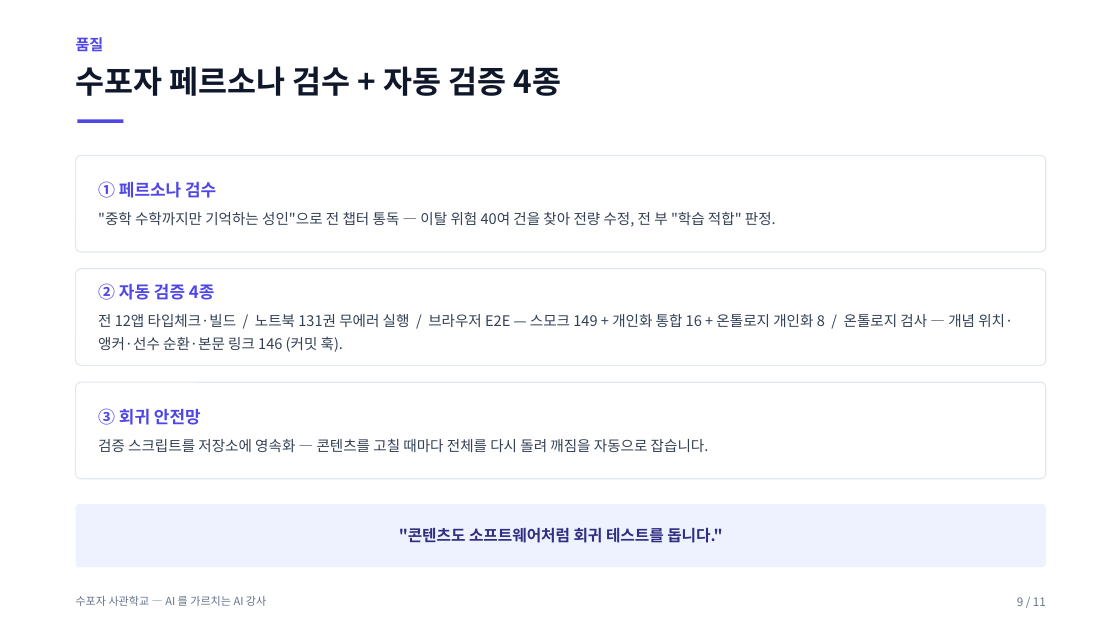
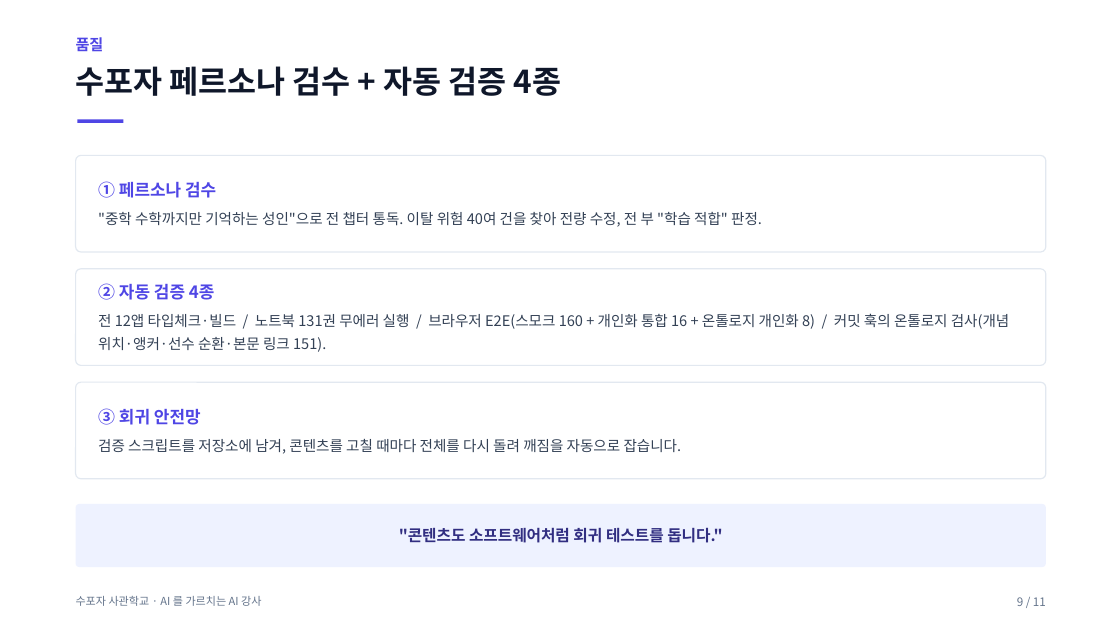
Before and after one commit to jiyupapa/math-platform, a slide deck: slide 9 of docs/hackathon/11_pitch_deck.pptx. Drawn at 1120x630 pixels with LibreOffice and Linux fonts; fonts in the diff are those of the drawing. Boxes give left, top, right and bottom in pixels: in the first picture for what was removed or moved away, otherwise in the second. Text is boxed around its words. In the diff, an @@ line names an element or a change of style, - is before the commit and + after.

```diff
--- a/docs/hackathon/11_pitch_deck.pptx
+++ b/docs/hackathon/11_pitch_deck.pptx
@@ text in rounded rectangle at (98, 212, 762, 227): text changed @@
-"중학 수학까지만 기억하는 성인"으로 전 챕터 통독 — 이탈 위험 40여 건을 찾아 전량 수정, 전 부 "학습 적합" 판정.
+"중학 수학까지만 기억하는 성인"으로 전 챕터 통독. 이탈 위험 40여 건을 찾아 전량 수정, 전 부 "학습 적합" 판정.
@@ text in rounded rectangle at (98, 313, 1010, 352): text changed @@
-전 12앱 타입체크·빌드 / 노트북 131권 무에러 실행 / 브라우저 E2E — 스모크 149 + 개인화 통합 16 + 온톨로지 개인화 8 / 온톨로지 검사 — 개념 위치·앵커·선수 순환·본문 링크 146 (커밋 훅).
+전 12앱 타입체크·빌드 / 노트북 131권 무에러 실행 / 브라우저 E2E(스모크 160 + 개인화 통합 16 + 온톨로지 개인화 8) / 커밋 훅의 온톨로지 검사(개념 위치·앵커·선수 순환·본문 링크 151).
@@ text in rounded rectangle at (98, 439, 682, 454): text changed @@
-검증 스크립트를 저장소에 영속화 — 콘텐츠를 고칠 때마다 전체를 다시 돌려 깨짐을 자동으로 잡습니다.
+검증 스크립트를 저장소에 남겨, 콘텐츠를 고칠 때마다 전체를 다시 돌려 깨짐을 자동으로 잡습니다.
@@ text at (76, 596, 261, 606): text changed @@
-수포자 사관학교 — AI 를 가르치는 AI 강사
+수포자 사관학교 · AI 를 가르치는 AI 강사
```
Also in this commit, not shown: 10 other slides changed, 39 other files.
